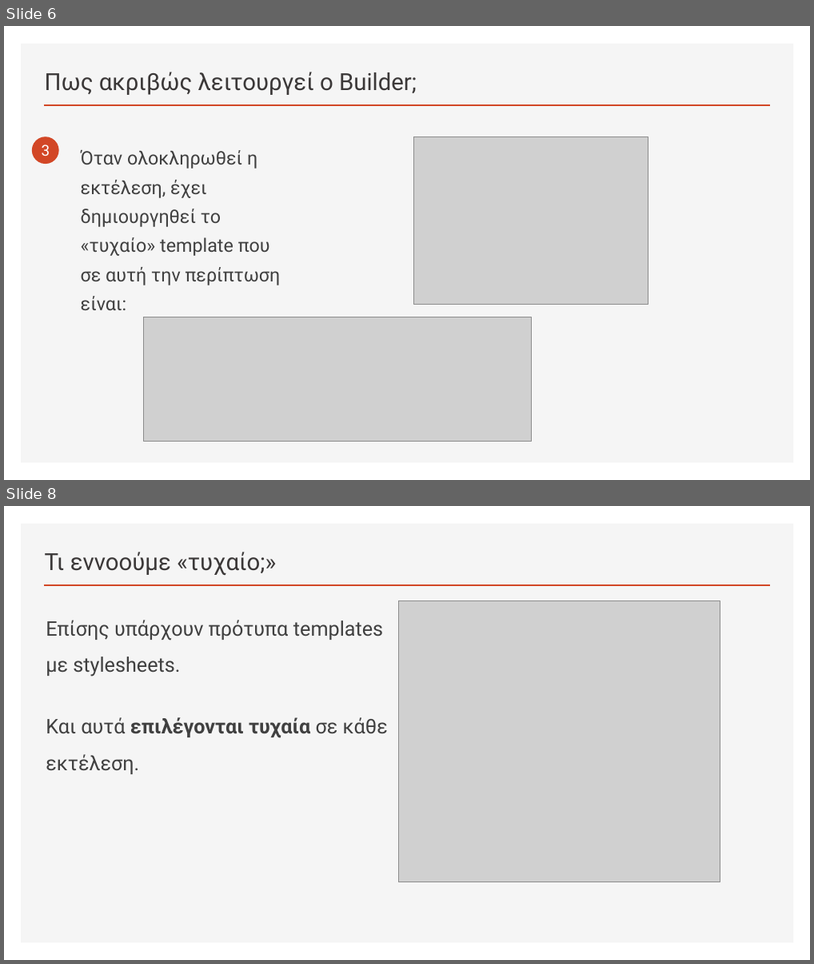
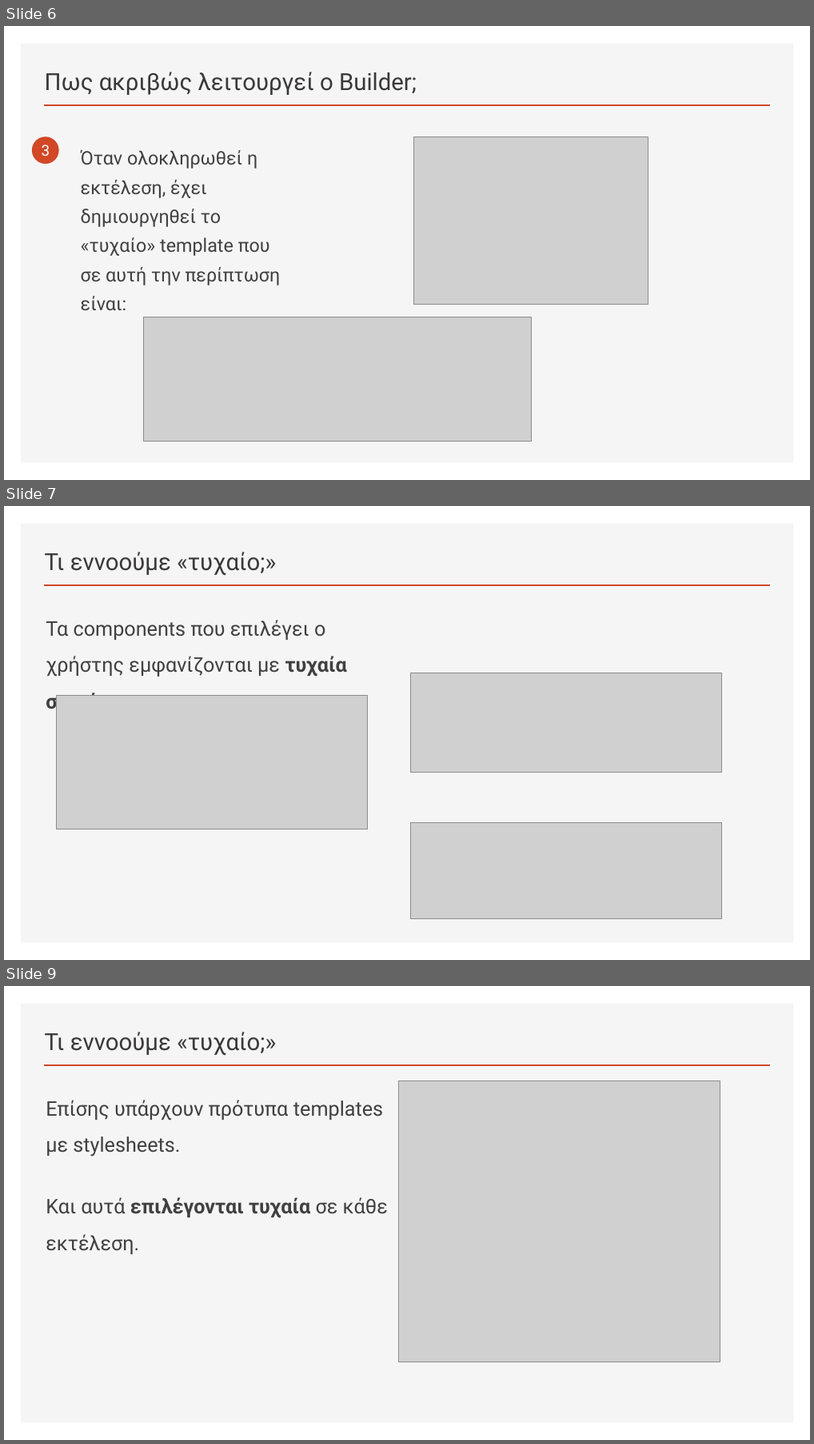
Before and after one commit to Vuxxs/react-native-template-builder, a slide deck: Docs/React Native Template Builder.pptx. Shown one above the other, each under a label of ours: slides 6 and 8 before the commit, slides 6, 7 and 9 after it; the slides between them are not shown. The pictures are 814x964 and 814x1444 pixels, drawn with LibreOffice and Linux fonts; fonts in the diff are those of the drawing; grey boxes stand for pictures. Boxes give left, top, right and bottom in pixels: in the first picture for what was removed or moved away, otherwise in the second. Text is boxed around its words. In the diff, an @@ line names an element or a change of style, - is before the commit and + after.

```diff
--- a/Docs/React Native Template Builder.pptx
+++ b/Docs/React Native Template Builder.pptx
@@ slide 7 added at [4,506,810,960], background #FFFFFF; not listed: 2 template elements that a slide beside it also shows @@
@@ title added at [45,552,276,575], 28 pt, text #3B3838 @@
+Τι εννοούμε «τυχαίο;»
@@ text added at [46,620,347,713], 24 pt, text #404040 @@
+Τα components που επιλέγει ο χρήστης εμφανίζονται με τυχαία σειρά.
@@ picture added at [411,672,722,772] @@
@@ picture added at [57,696,367,830] @@
@@ picture added at [411,823,722,919] @@
@@ what was slide 8 is now slide 9 @@
```
Also in this commit, not shown: 3 slides changed.
